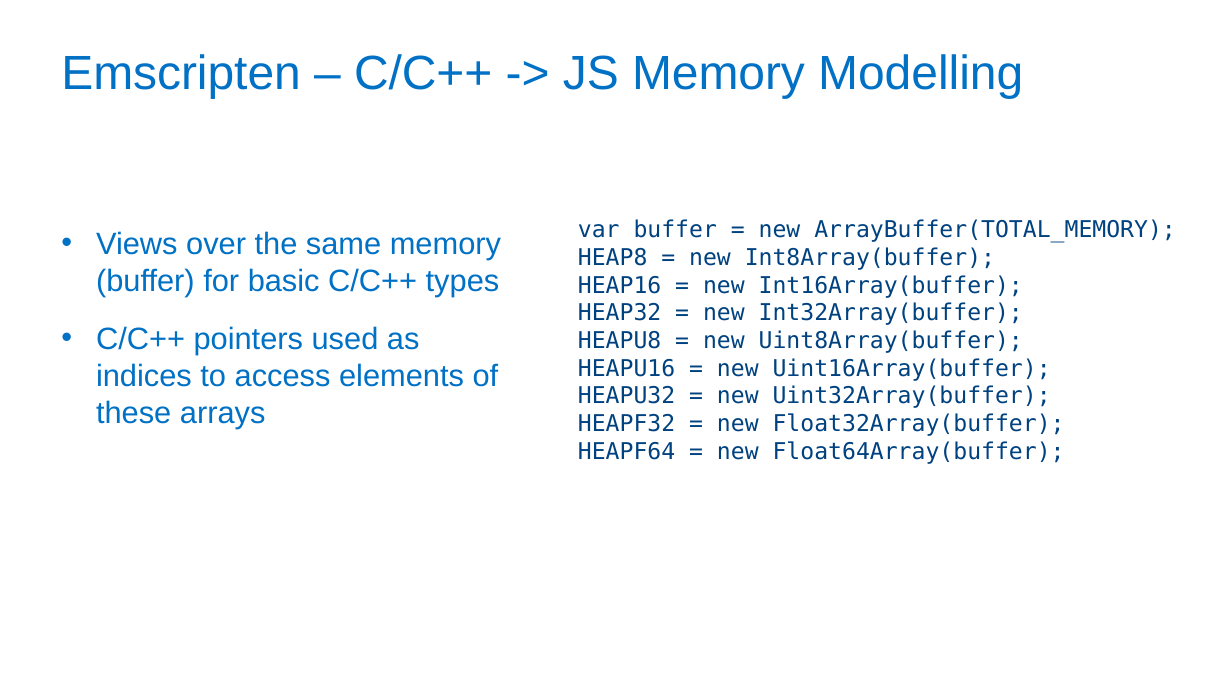
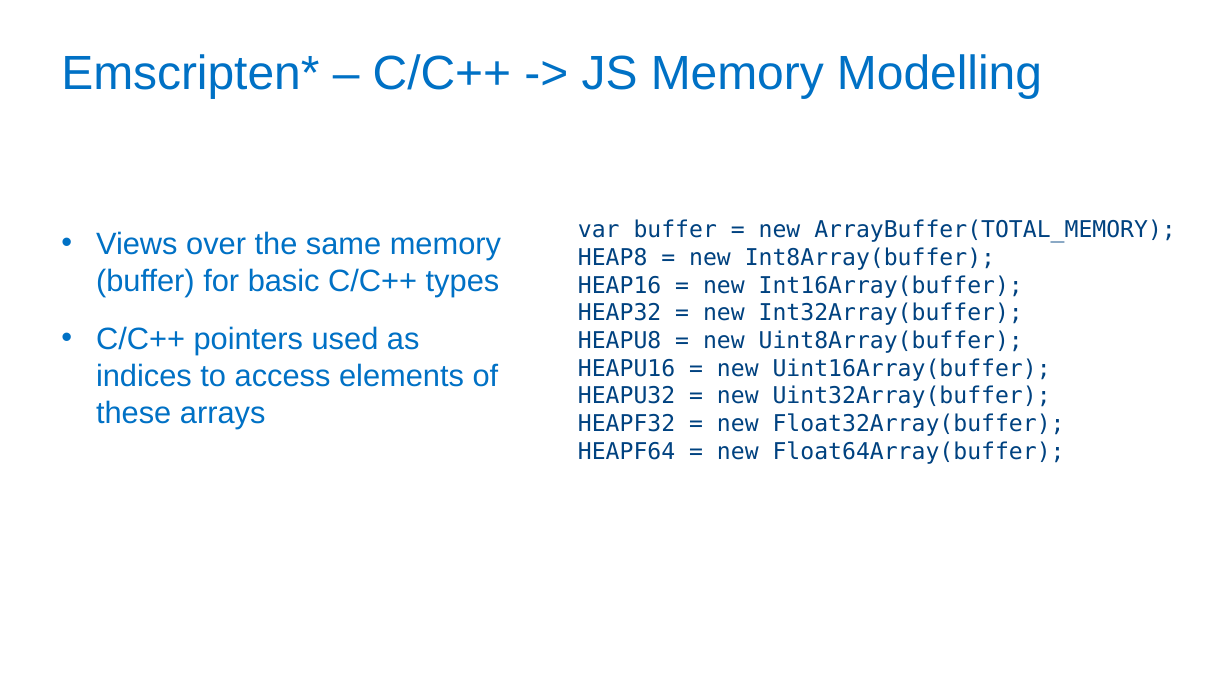
Before and after one commit to PeterJensen/wpmvp2015, a slide deck: slide 14 of simdjs-presentation.pptx. Drawn at 1232x693 pixels with LibreOffice and Linux fonts; fonts in the diff are those of the drawing; background and template pictures are left out. Boxes give left, top, right and bottom in pixels: in the first picture for what was removed or moved away, otherwise in the second. Text is boxed around its words. In the diff, an @@ line names an element or a change of style, - is before the commit and + after.

```diff
--- a/simdjs-presentation.pptx
+++ b/simdjs-presentation.pptx
@@ title at bbox=[61, 54, 1042, 99]: text changed @@
-Emscripten – C/C++ -> JS Memory Modelling
+Emscripten* – C/C++ -> JS Memory Modelling
```
Also in this commit, not shown: 17 other slides changed, 4 slides added, 1 other file.
